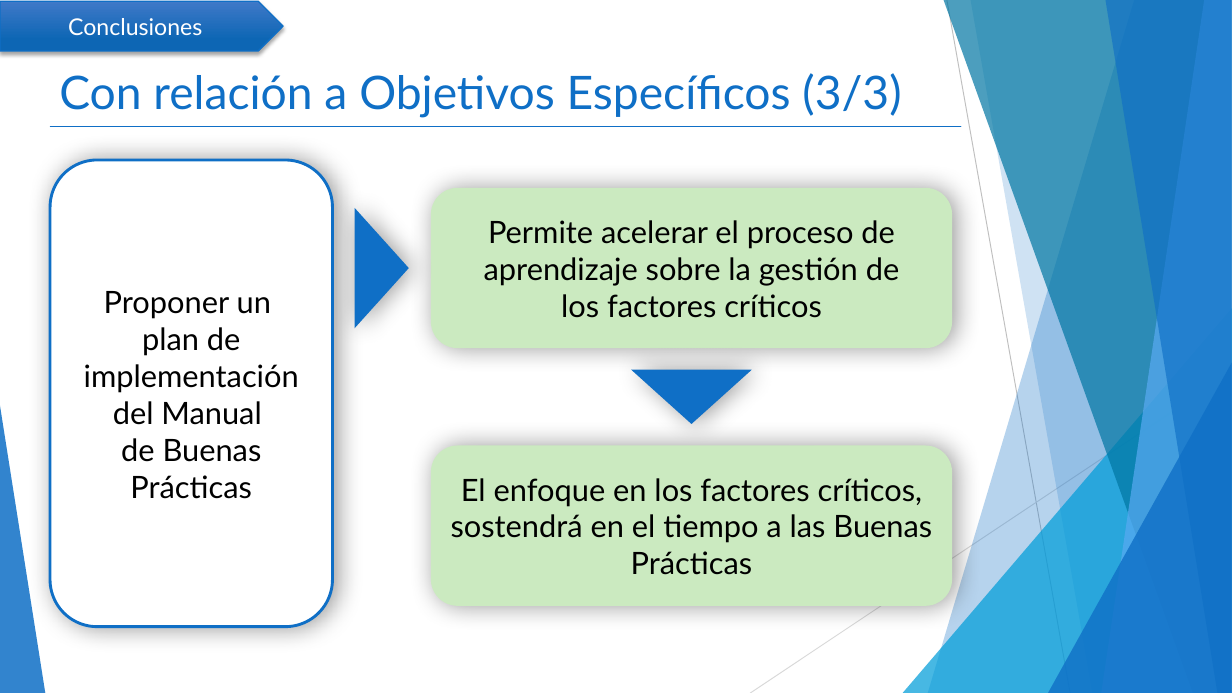
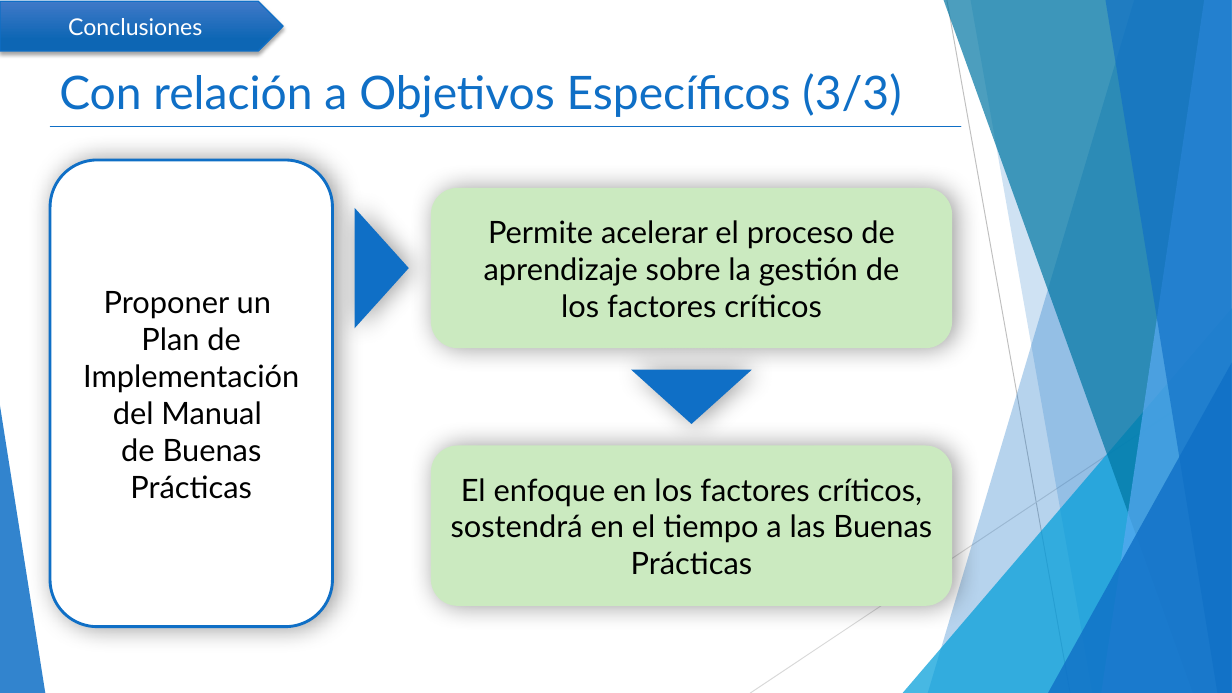
Before and after one commit to mcamara75/tituloUnap, a slide deck: slide 16 of 2018/TT IQQ 2018 Camara y Garay.pptx. Drawn at 1232x693 pixels with LibreOffice and Linux fonts; fonts in the diff are those of the drawing. Boxes give left, top, right and bottom in pixels: in the first picture for what was removed or moved away, otherwise in the second. Text is boxed around its words. In the diff, an @@ line names an element or a change of style, - is before the commit and + after.

```diff
--- a/2018/TT IQQ 2018 Camara y Garay.pptx
+++ b/2018/TT IQQ 2018 Camara y Garay.pptx
@@ text in rounded rectangle at (x1=83, y1=327, x2=299, y2=425): text changed @@
-plan de implementación del Manual
+Plan de Implementación del Manual
```
Also in this commit, not shown: 1 other slide changed.
